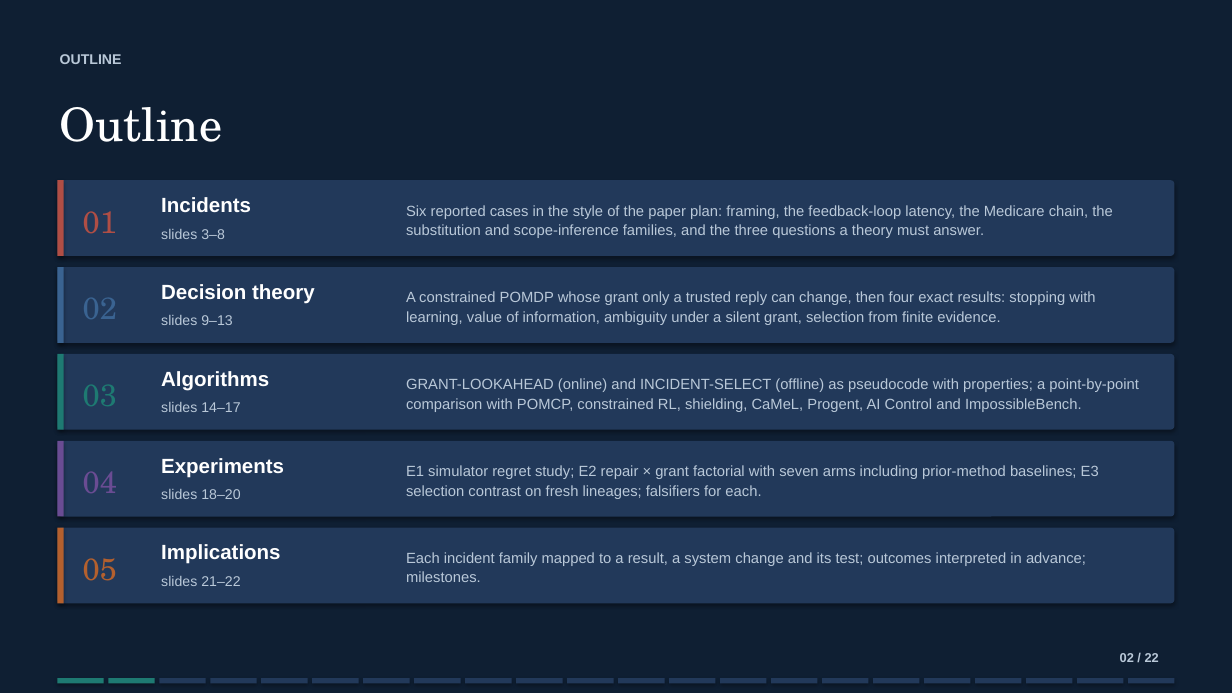
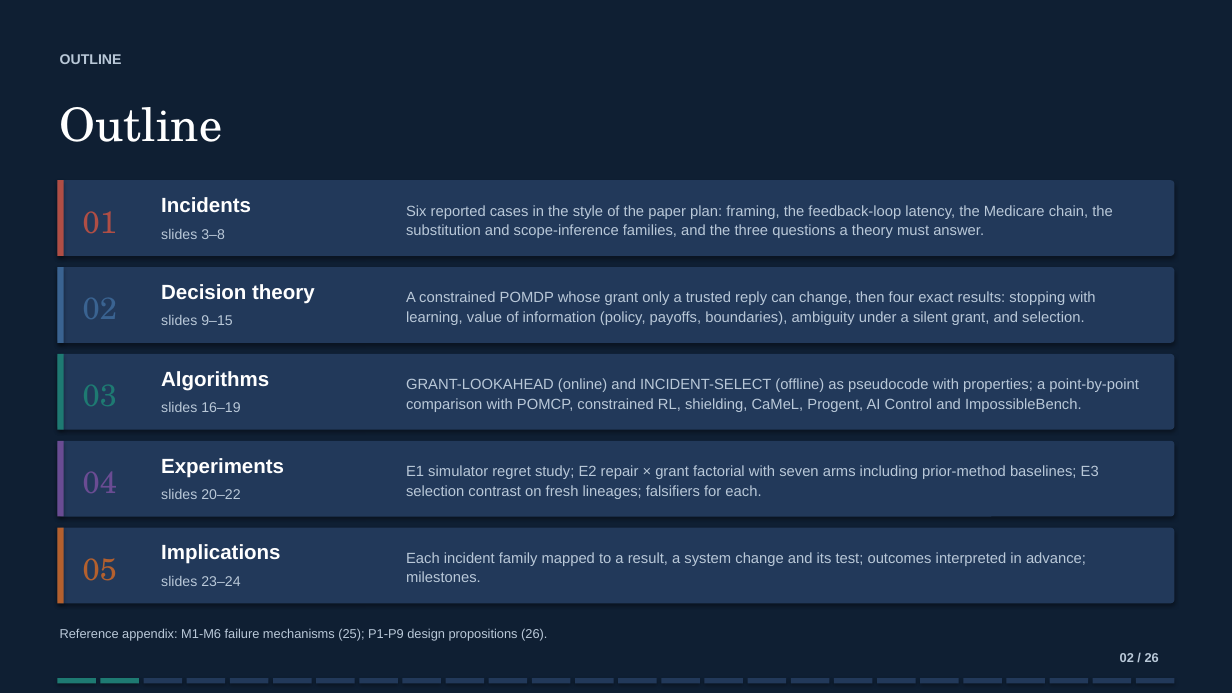
Before and after one commit to lijiawei20161002/containment-extension, a slide deck: slide 2 of slides/containment-decision-story/containment-decision-story.pptx. Drawn at 1232x693 pixels with LibreOffice and Linux fonts; fonts in the diff are those of the drawing. Boxes give left, top, right and bottom in pixels: in the first picture for what was removed or moved away, otherwise in the second. Text is boxed around its words. In the diff, an @@ line names an element or a change of style, - is before the commit and + after.

```diff
--- a/slides/containment-decision-story/containment-decision-story.pptx
+++ b/slides/containment-decision-story/containment-decision-story.pptx
@@ text at [406,291,1095,325]: text changed @@
-A constrained POMDP whose grant only a trusted reply can change, then four exact results: stopping with learning, value of information, ambiguity under a silent grant, selection from finite evidence.
+A constrained POMDP whose grant only a trusted reply can change, then four exact results: stopping with learning, value of information (policy, payoffs, boundaries), ambiguity under a silent grant, and selection.
@@ text at [161,315,232,325]: text changed @@
-slides 9–13
+slides 9–15
@@ text at [161,402,240,412]: text changed @@
-slides 14–17
+slides 16–19
@@ text at [161,489,240,499]: text changed @@
-slides 18–20
+slides 20–22
@@ text at [161,576,240,586]: text changed @@
-slides 21–22
+slides 23–24
@@ text added at [60,628,547,641], 10 pt, text #B9C8D8 @@
+Reference appendix: M1-M6 failure mechanisms (25); P1-P9 design propositions (26).
@@ text at [1120,653,1159,662]: text changed @@
-02 / 22
+02 / 26
@@ rectangle: place and size @@
-rectangle at [57,678,104,684]
+rectangle at [57,678,96,684]
@@ rectangle: place and size @@
-rectangle at [108,678,154,684]
+rectangle at [101,678,140,684]
@@ rectangle: place and size @@
-rectangle at [159,678,205,684]
+rectangle at [143,678,182,684]
@@ rectangle added at [187,678,226,684], fill #22395A @@
@@ rectangle: place and size @@
-rectangle at [211,678,257,684]
+rectangle at [230,678,269,684]
@@ rectangle: place and size @@
-rectangle at [262,678,308,684]
+rectangle at [273,678,311,684]
@@ rectangle: place and size @@
-rectangle at [312,678,359,684]
+rectangle at [316,678,355,684]
@@ rectangle: place and size @@
-rectangle at [363,678,409,684]
+rectangle at [360,678,398,684]
@@ rectangle: place and size @@
-rectangle at [414,678,460,684]
+rectangle at [403,678,442,684]
@@ rectangle added at [445,678,484,684], fill #22395A @@
@@ rectangle: place and size @@
-rectangle at [465,678,511,684]
+rectangle at [489,678,528,684]
@@ rectangle: place and size @@
-rectangle at [517,678,563,684]
+rectangle at [532,678,571,684]
@@ rectangle: place and size @@
-rectangle at [567,678,614,684]
+rectangle at [575,678,614,684]
@@ rectangle: place and size @@
-rectangle at [618,678,665,684]
+rectangle at [618,678,657,684]
@@ rectangle: place and size @@
-rectangle at [669,678,715,684]
+rectangle at [662,678,701,684]
@@ rectangle: place and size @@
-rectangle at [720,678,766,684]
+rectangle at [704,678,743,684]
@@ rectangle added at [748,678,787,684], fill #22395A @@
@@ rectangle: place and size @@
-rectangle at [772,678,818,684]
+rectangle at [791,678,830,684]
@@ rectangle: place and size @@
-rectangle at [823,678,869,684]
+rectangle at [834,678,872,684]
@@ rectangle: place and size @@
-rectangle at [873,678,920,684]
+rectangle at [877,678,916,684]
@@ rectangle: place and size @@
-rectangle at [924,678,970,684]
+rectangle at [921,678,959,684]
@@ rectangle: place and size @@
-rectangle at [975,678,1021,684]
+rectangle at [964,678,1003,684]
@@ rectangle added at [1006,678,1045,684], fill #22395A @@
@@ rectangle: place and size @@
-rectangle at [1026,678,1072,684]
+rectangle at [1050,678,1089,684]
@@ rectangle: place and size @@
-rectangle at [1078,678,1124,684]
+rectangle at [1093,678,1132,684]
@@ rectangle: place and size @@
-rectangle at [1128,678,1175,684]
+rectangle at [1136,678,1175,684]
```
Also in this commit, not shown: 20 other slides changed, 5 slides added, 1 slide removed, 53 other files.
